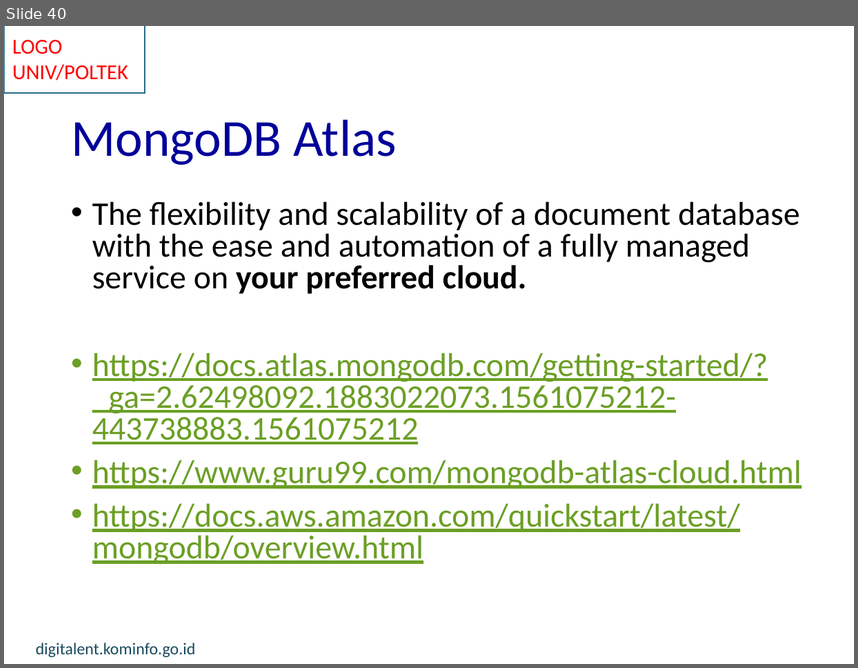
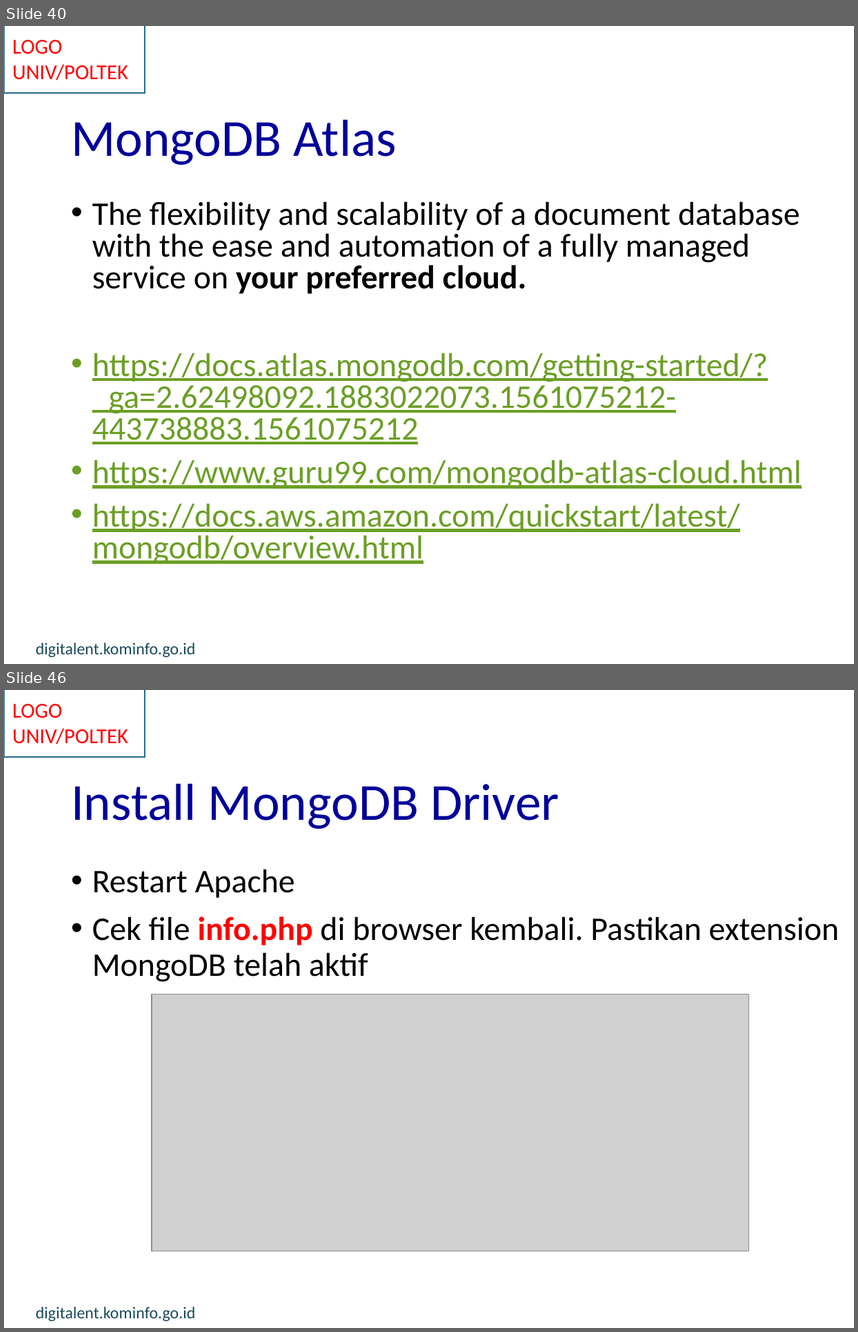
Before and after one commit to munif/iot-mongodb, a slide deck: IoT - 25 - Data Storage MongoDB rev 2.pptx. Shown one above the other, each under a label of ours: slide 40 before the commit, slides 40 and 46 after it; the slides between them are not shown. The pictures are 858x668 and 858x1332 pixels, drawn with LibreOffice and Linux fonts; fonts in the diff are those of the drawing; grey boxes stand for pictures; background and template pictures are left out. Boxes give left, top, right and bottom in pixels: in the first picture for what was removed or moved away, otherwise in the second. Text is boxed around its words. In the diff, an @@ line names an element or a change of style, - is before the commit and + after.

```diff
--- a/IoT - 25 - Data Storage MongoDB rev 2.pptx
+++ b/IoT - 25 - Data Storage MongoDB rev 2.pptx
@@ slide 46 added at (x1=4, y1=690, x2=854, y2=1328), background #FFFFFF; not listed: 3 template elements that a slide beside it also shows @@
@@ title added at (x1=71, y1=783, x2=559, y2=829), 44 pt, text #000099 @@
+Install MongoDB Driver
@@ text added at (x1=92, y1=869, x2=839, y2=982), 28 pt, text #000000 @@
+• Restart Apache
+• Cek file info.php di browser kembali. Pastikan extension MongoDB telah aktif
@@ picture added at (x1=152, y1=994, x2=749, y2=1251) @@
```
Also in this commit, not shown: 7 other slides added, 2 other files.
